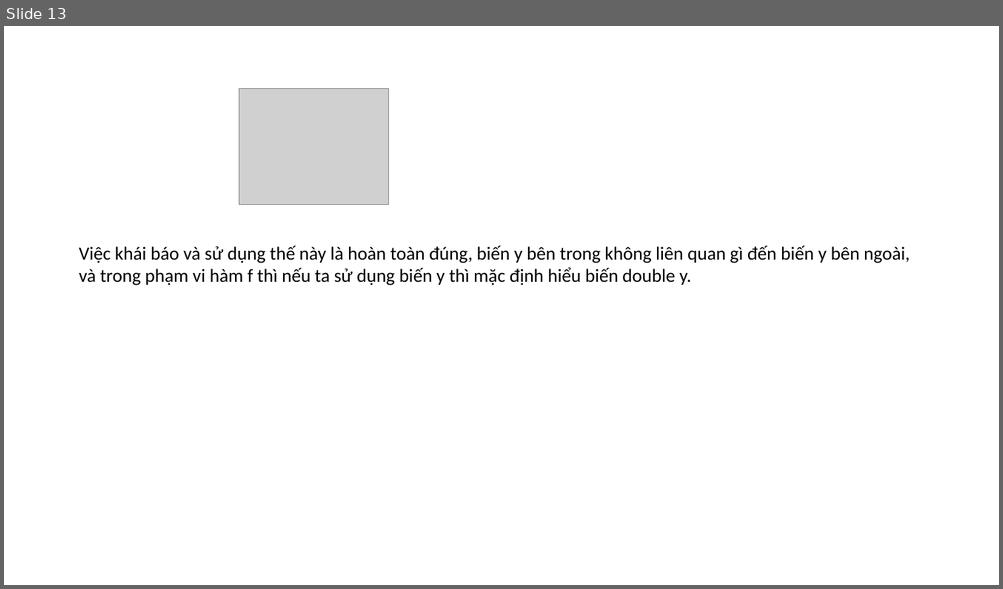
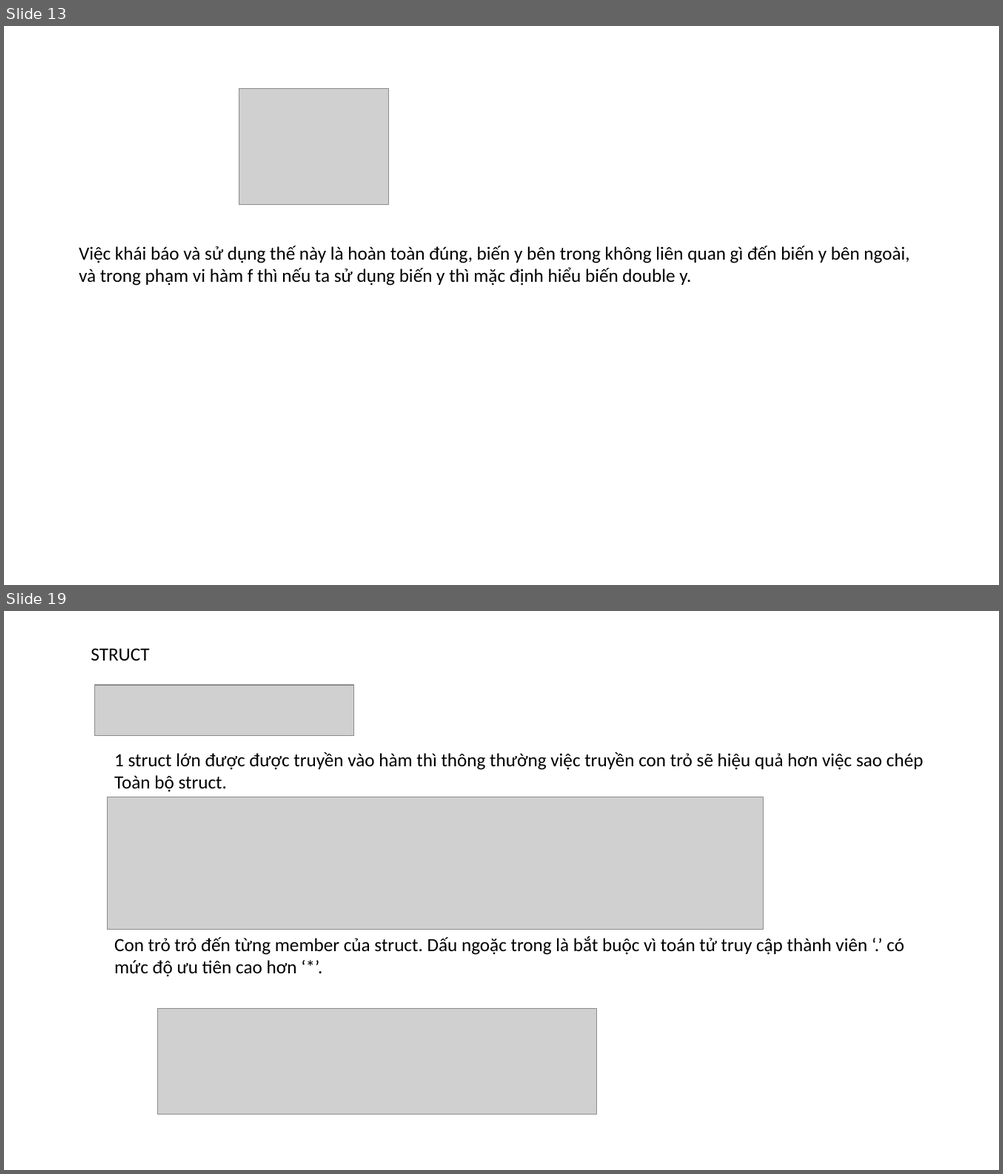
Before and after one commit to kientran0502/Training, a slide deck: Memorylayout/Memorylayout/Memory layout.pptx. Shown one above the other, each under a label of ours: slide 13 before the commit, slides 13 and 19 after it; the slides between them are not shown. The pictures are 1003x589 and 1003x1174 pixels, drawn with LibreOffice and Linux fonts; fonts in the diff are those of the drawing; grey boxes stand for pictures. Boxes give left, top, right and bottom in pixels: in the first picture for what was removed or moved away, otherwise in the second. Text is boxed around its words. In the diff, an @@ line names an element or a change of style, - is before the commit and + after.

```diff
--- a/Memorylayout/Memorylayout/Memory layout.pptx
+++ b/Memorylayout/Memorylayout/Memory layout.pptx
@@ slide 19 added at <box>4,611,999,1170</box>, background #FFFFFF @@
@@ text added at <box>91,648,149,661</box>, 18 pt, text #000000 @@
+STRUCT
@@ picture added at <box>95,685,354,735</box> @@
@@ text added at <box>114,752,923,792</box>, 18 pt, text #000000 @@
+1 struct lớn được được truyền vào hàm thì thông thường việc truyền con trỏ sẽ hiệu quả hơn việc sao chép
+Toàn bộ struct.
@@ picture added at <box>107,797,762,930</box> @@
@@ text added at <box>114,937,904,977</box>, 18 pt, text #000000 @@
+Con trỏ trỏ đến từng member của struct. Dấu ngoặc trong là bắt buộc vì toán tử truy cập thành viên ‘.’ có
+mức độ ưu tiên cao hơn ‘*’.
@@ picture added at <box>158,1008,597,1115</box> @@
```
Also in this commit, not shown: 1 slide changed, 7 other slides added, 1 other file.
